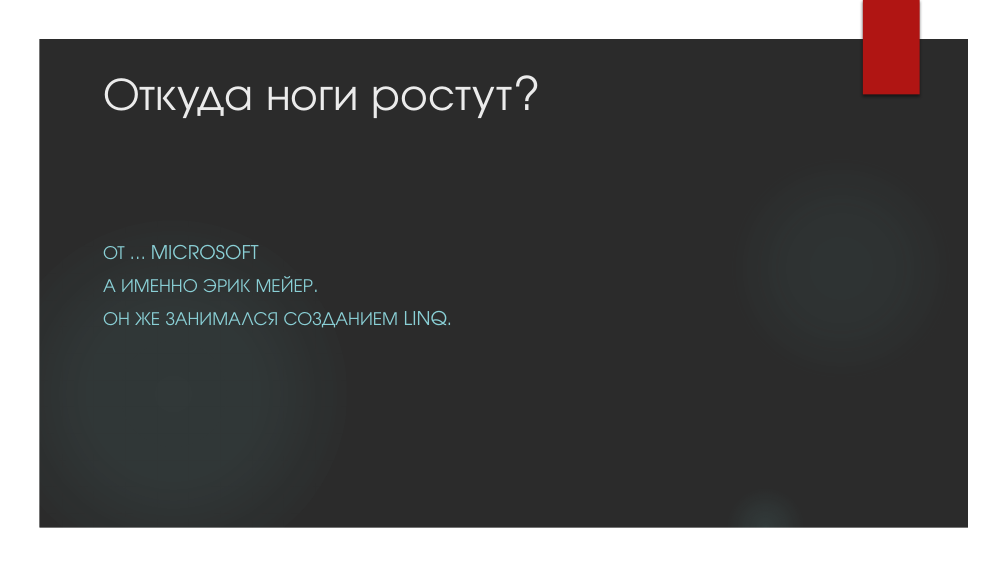
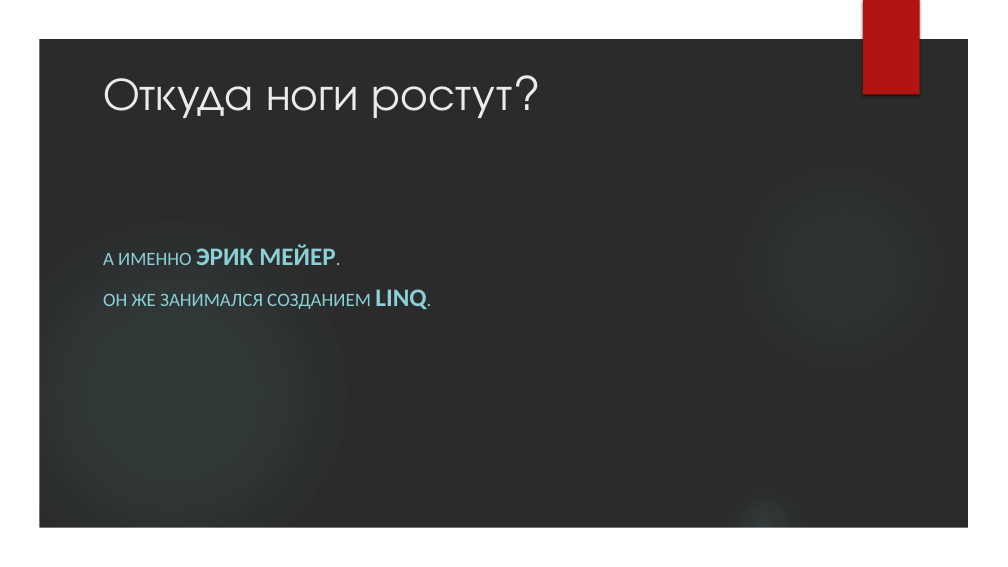
Before and after one commit to VladimirMakarevich/presentations, a slide deck: slide 41 of reactiveX/reactiveX.pptx (slide 11 before the commit). Drawn at 1008x567 pixels with LibreOffice and Linux fonts; fonts in the diff are those of the drawing; background and template pictures are left out; a plain dark background stands for a picture behind light text. Boxes give left, top, right and bottom in pixels: in the first picture for what was removed or moved away, otherwise in the second. Text is boxed around its words. In the diff, an @@ line names an element or a change of style, - is before the commit and + after.

```diff
--- a/reactiveX/reactiveX.pptx
+++ b/reactiveX/reactiveX.pptx
@@ subtitle "А ИМЕННО ЭРИК МЕЙЕР." at [103,245,426,309]: size 18 to 24 pt, bold on in "ЭРИК МЕЙЕР.", "LINQ."; font TeX Gyre Adventor to Calibri @@
@@ subtitle at [103,245,259,259]: paragraph removed @@
-ОТ … MICROSOFT
```
Also in this commit, not shown: 10 other slides changed, 38 slides added, 7 slides removed.
